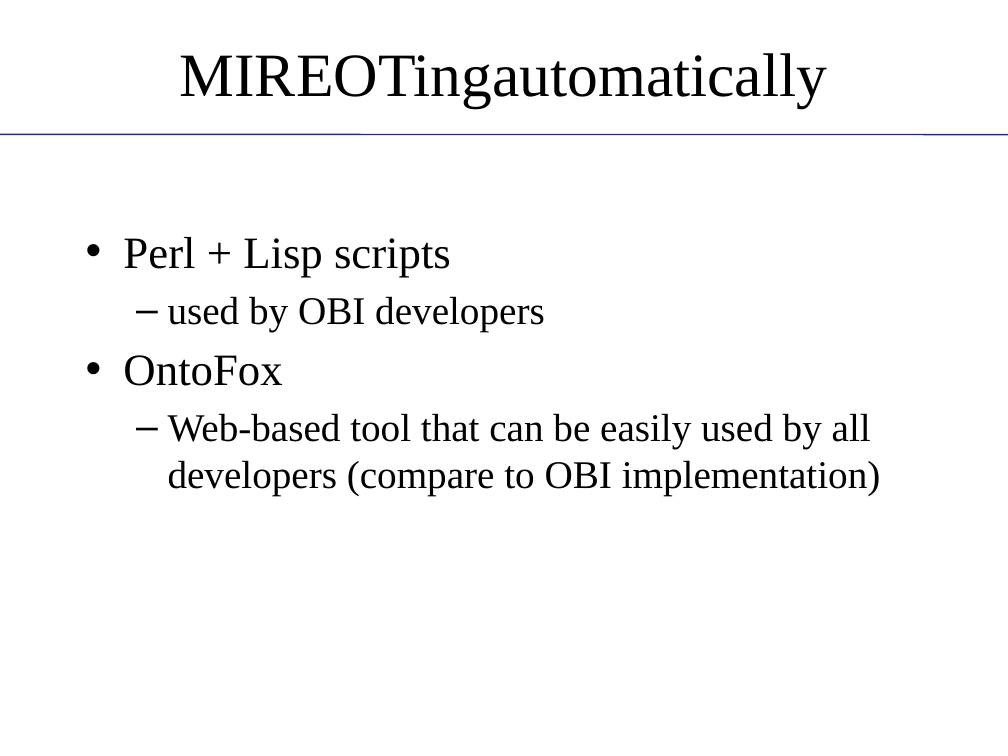
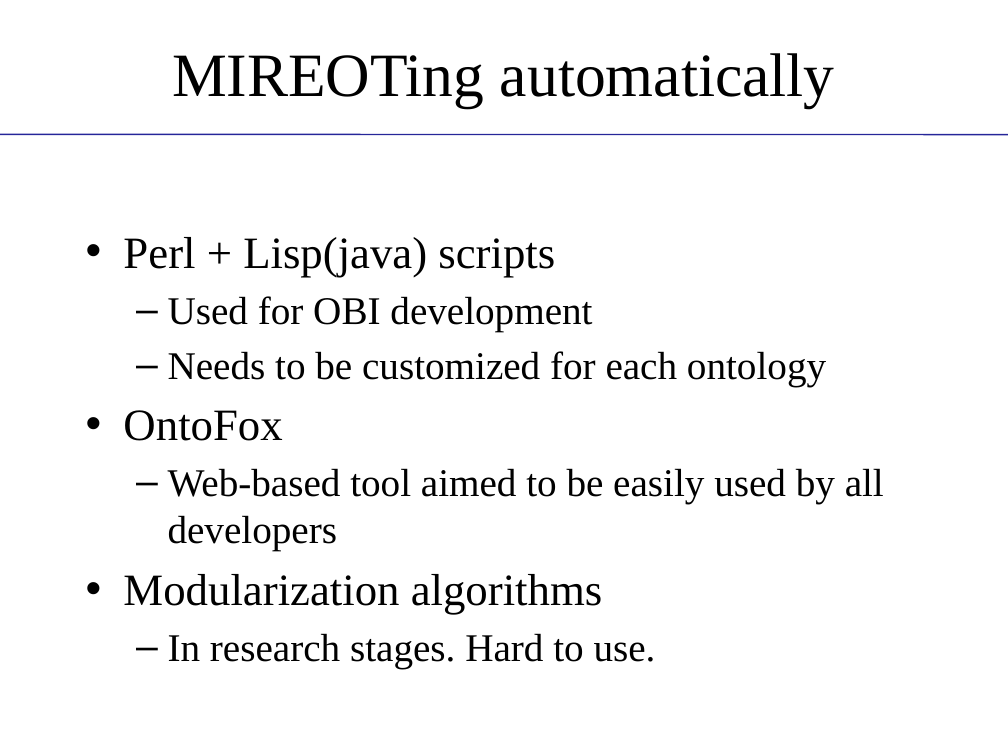
Before and after one commit to obi-ontology/obi-legacy-svn, a slide deck: slide 6 of trunk/docs/presentations/OBI tutorial July 2011 ICBO/MIREOT-View.pptx. Drawn at 1008x756 pixels with LibreOffice and Linux fonts; fonts in the diff are those of the drawing; background and template pictures are left out. Boxes give left, top, right and bottom in pixels: in the first picture for what was removed or moved away, otherwise in the second. Text is boxed around its words. In the diff, an @@ line names an element or a change of style, - is before the commit and + after.

Commit message:
Corrected typos, clarified some points, added citation to paper, removed 'easy to use' - let people decide that themselves, adjusted acknowlegements, changed 'all axioms' to 'axioms', removed science commons logo

```diff
--- a/trunk/docs/presentations/OBI tutorial July 2011 ICBO/MIREOT-View.pptx
+++ b/trunk/docs/presentations/OBI tutorial July 2011 ICBO/MIREOT-View.pptx
@@ title at <box>172,53,835,107</box>: spaces changed @@
-MIREOTingautomatically
+MIREOTing automatically
@@ text at <box>123,237,826,386</box>: text changed @@
-• Perl + Lisp scripts
-  – used by OBI developers
+• Perl + Lisp(java) scripts
+  – Used for OBI development
+  – Needs to be customized for each ontology
@@ text at <box>123,468,884,669</box>: text changed @@
-  – Web-based tool that can be easily used by all developers (compare to OBI implementation)
+  – Web-based tool aimed to be easily used by all developers
+• Modularization algorithms
+  – In research stages. Hard to use.
```
Also in this commit, not shown: 12 other slides changed.
